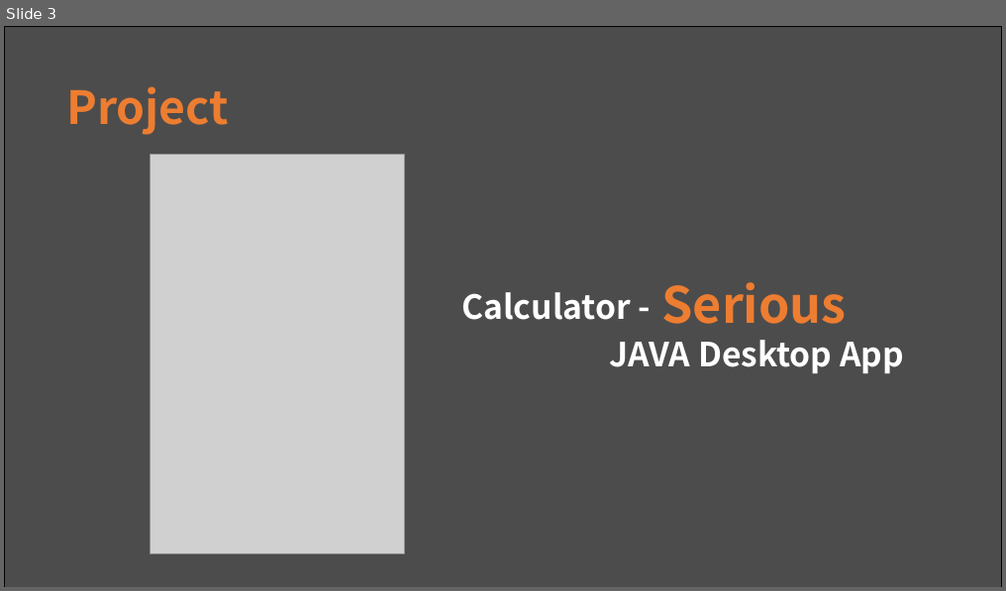
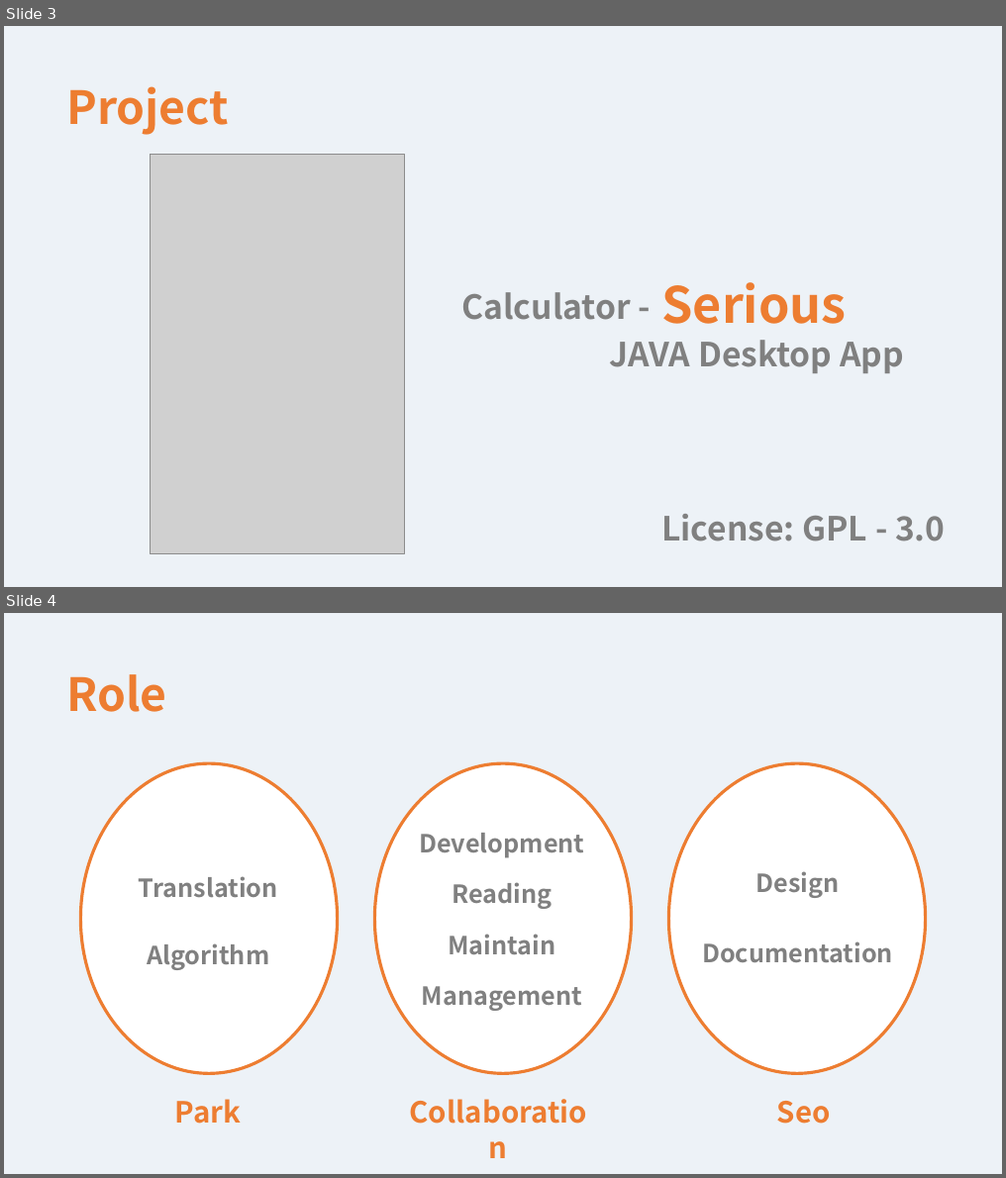
Before and after one commit to hbseo/desktop_calculator, a slide deck: The Others/Final.pptx. Shown one above the other, each under a label of ours: slide 3 before the commit, slides 3 and 4 after it. The pictures are 1006x591 and 1006x1178 pixels, drawn with LibreOffice and Linux fonts; fonts in the diff are those of the drawing; grey boxes stand for pictures. Boxes give left, top, right and bottom in pixels: in the first picture for what was removed or moved away, otherwise in the second. Text is boxed around its words. In the diff, an @@ line names an element or a change of style, - is before the commit and + after.

```diff
--- a/The Others/Final.pptx
+++ b/The Others/Final.pptx
@@ slide 4 added at (4, 613, 1002, 1174), background #EDF2F7 @@
@@ text added at (66, 674, 166, 712), 44 pt, text #ED7D31, bold @@
+Role
@@ ellipse added at (80, 763, 338, 1073), fill #FFFFFF, outline #ED7D31 3 pt @@
@@ ellipse added at (374, 763, 632, 1073), fill #FFFFFF, outline #ED7D31 3 pt @@
@@ ellipse added at (668, 763, 926, 1073), fill #FFFFFF, outline #ED7D31 3 pt @@
@@ text added at (419, 833, 584, 859), 24 pt, text #808080, bold @@
+Development
@@ text added at (139, 876, 278, 897), 24 pt, text #808080, bold @@
+Translation
@@ text added at (756, 871, 840, 898), 24 pt, text #808080, bold @@
+Design
@@ text added at (451, 882, 551, 909), 24 pt, text #808080, bold @@
+Reading
@@ text added at (448, 934, 555, 955), 24 pt, text #808080, bold @@
+Maintain
@@ text added at (147, 944, 269, 970), 24 pt, text #808080, bold @@
+Algorithm
@@ text added at (702, 942, 893, 962), 24 pt, text #808080, bold @@
+Documentation
@@ text added at (422, 986, 582, 1011), 24 pt, text #808080, bold @@
+Management
@@ text added at (175, 1099, 241, 1124), 28 pt, text #ED7D31, bold @@
+Park
@@ text added at (395, 1091, 601, 1134), 28 pt, text #ED7D31, bold @@
+Collaboration
@@ text added at (777, 1101, 831, 1124), 28 pt, text #ED7D31, bold @@
+Seo
@@ slide 3 changed as well @@
@@ background #FFFFFF to #EDF2F7 @@
@@ rectangle removed at (4, 27, 1002, 587) @@
@@ text "Calculator -" at (461, 292, 631, 320): text colour #FFFFFF to #808080 @@
@@ text "JAVA Desktop App" at (610, 340, 904, 373): text colour #FFFFFF to #808080 @@
@@ text added at (661, 514, 945, 542), 32 pt, text #808080, bold @@
+License: GPL - 3.0
```
Also in this commit, not shown: 8 other slides changed, 9 other slides added, 3 slides removed.
